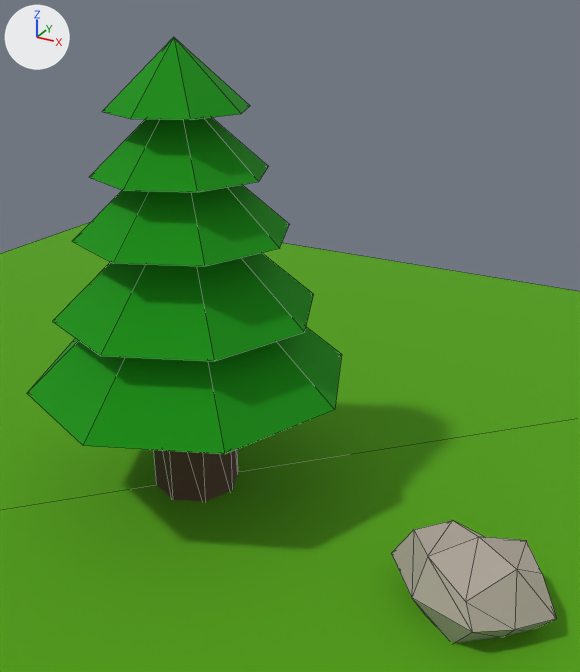
What one commit did to the glTF model example_scene.glb.
Camera for both pictures: a 50 mm camera at (4.44, -6.0, 4.93) aimed at (0.64, 0.91, 1.47). Arrows for +X, +Y and +Z are at upper left; the lights stay in place. Mesh edges are drawn as thin lines. Where no turn or scale is listed for an object, it has been applied to the vertices.

The older version as bpy lines, for what is in view:
```python
me_cube_002 = bpy.data.meshes.new('Cube.002')
me_cube_002.from_pydata(...)  # 26 vertices, 48 faces; spans x -0.773..0.705, y -0.674..0.511, z -0.55..0.215
me_cube_002.materials.append(mat_stone)  # grey #ada498
me_cylinder_003 = bpy.data.meshes.new('Cylinder.003')
me_cylinder_003.from_pydata(...)  # an 8-sided cylinder along z spanning x -0.45..0.45, y -0.45..0.45, z -0.14..1.41, material slot 0; an 8-sided cone pointing to +z spanning x -1.3..1.3, y -1.3..1.3, z 2.0..3.17, material slot 1; an 8-sided cone pointing to +z spanning x -1.62..1.62, y -1.62..1.62, z 1.28..2.75, material slot 1; an 8-sided cone pointing to +z spanning x -1.04..1.04, y -1.04..1.04, z 2.76..3.7, material slot 1; an 8-sided cone pointing to +z spanning x -0.83..0.83, y -0.83..0.83, z 3.34..4.09, material slot 1; an 8-sided cone pointing to +z spanning x -0.66..0.66, y -0.66..0.66, z 3.9..4.5, material slot 1
me_cylinder_003.materials.append(mat_tree_bark)  # brown #563f34
me_cylinder_003.materials.append(mat_tree_branches)  # green #0c8f00
me_plane = bpy.data.meshes.new('Plane')
me_plane.from_pydata([(-8.0, -8.0, 0.0), (8.0, -8.0, 0.0), (-8.0, 8.0, 0.0), (8.0, 8.0, 0.0)], [], [(0, 1, 3), (0, 3, 2)])
me_plane.materials.append(mat_grass)  # green #50a000
ob_ground = bpy.data.objects.new('ground', me_plane)
ob_ground.location = (0.0, 0.0, 0.0)
ob_pine = bpy.data.objects.new('pine', me_cylinder_003)
ob_pine.location = (0.0, 0.0, 0.0)
ob_stone_02 = bpy.data.objects.new('stone_02', me_cube_002)
ob_stone_02.location = (3.2, -0.42, 0.47)
```
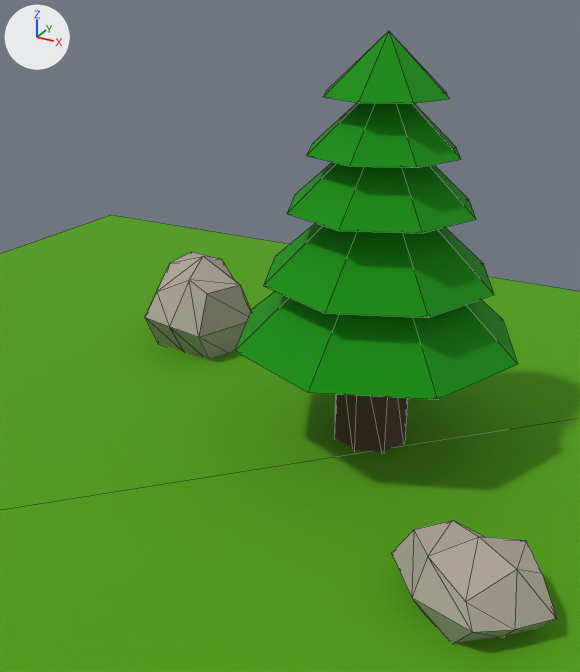
Boxes (x1, y1, x2, y2) around the edits, measured in the pictures (580 x 672 px):
'pine', moved
    before: (27, 37, 342, 502)
    after: (235, 31, 518, 452)
'stone_01', unchanged, uncovered by the edit
    after: (145, 252, 251, 359)

Diff of the bpy script that builds the scene:
```diff
--- a/example_scene.glb.py
+++ b/example_scene.glb.py
@@ ob_pine @@
 ob_pine = bpy.data.objects.new('pine', me_cylinder_003)
-ob_pine.location = (0.0, 0.0, 0.0)
+ob_pine.location = (1.25, 1.8, 0.0)
```
